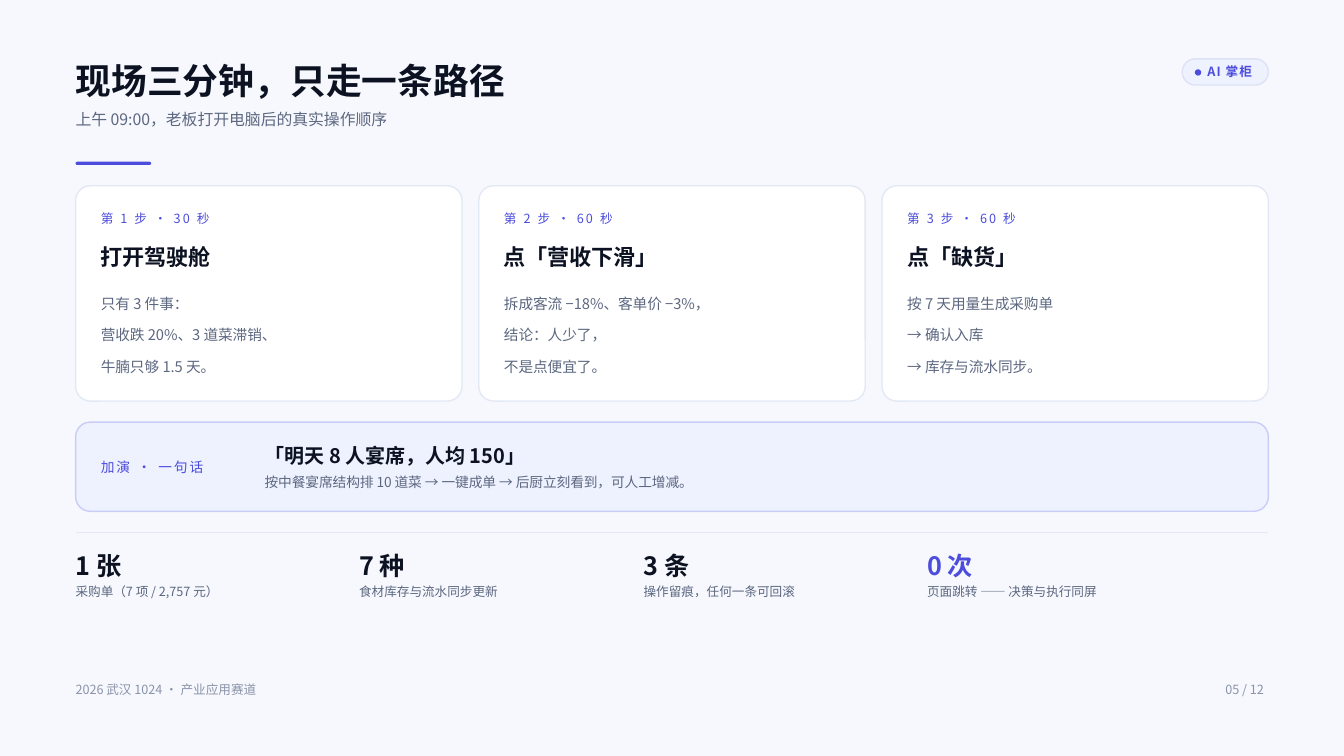
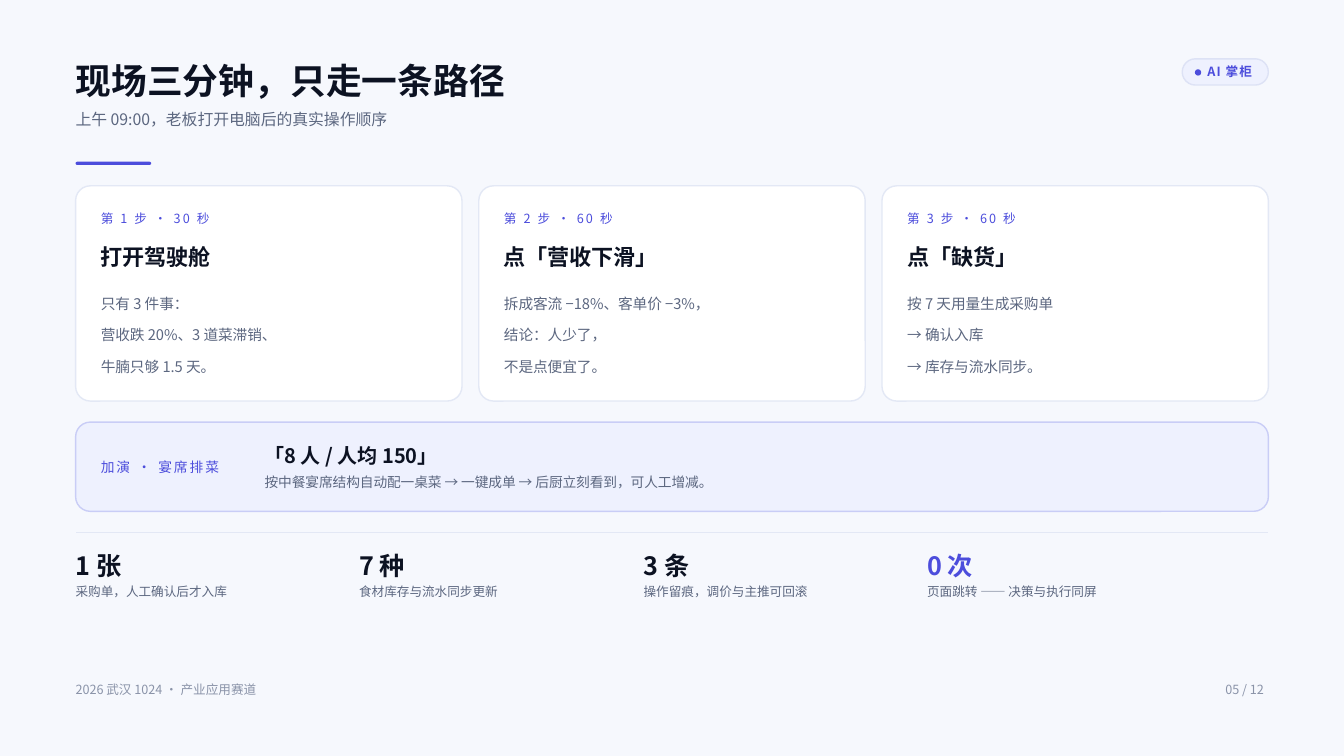
Before and after one commit to wsj20011001/ai-zhanggui, a slide deck: slide 5 of docs/AI掌柜-路演PPT/AI掌柜-路演PPT.pptx. Drawn at 1344x756 pixels with LibreOffice and Linux fonts; fonts in the diff are those of the drawing. Boxes give left, top, right and bottom in pixels: in the first picture for what was removed or moved away, otherwise in the second. Text is boxed around its words. In the diff, an @@ line names an element or a change of style, - is before the commit and + after.

```diff
--- a/docs/AI掌柜-路演PPT/AI掌柜-路演PPT.pptx
+++ b/docs/AI掌柜-路演PPT/AI掌柜-路演PPT.pptx
@@ text at bbox=[265, 446, 437, 465]: text changed @@
-「明天 8 人宴席，人均 150」
+「8 人 / 人均 150」
@@ text at bbox=[101, 460, 219, 473]: text changed @@
-加演 · 一句话
+加演 · 宴席排菜
@@ text at bbox=[265, 475, 712, 488]: text changed @@
-按中餐宴席结构排 10 道菜 → 一键成单 → 后厨立刻看到，可人工增减。
+按中餐宴席结构自动配一桌菜 → 一键成单 → 后厨立刻看到，可人工增减。
@@ text at bbox=[76, 585, 227, 597]: text changed @@
-采购单（7 项 / 2,757 元）
+采购单，人工确认后才入库
@@ text at bbox=[644, 585, 808, 597]: text changed @@
-操作留痕，任何一条可回滚
+操作留痕，调价与主推可回滚
```
Also in this commit, not shown: 2 other files.
